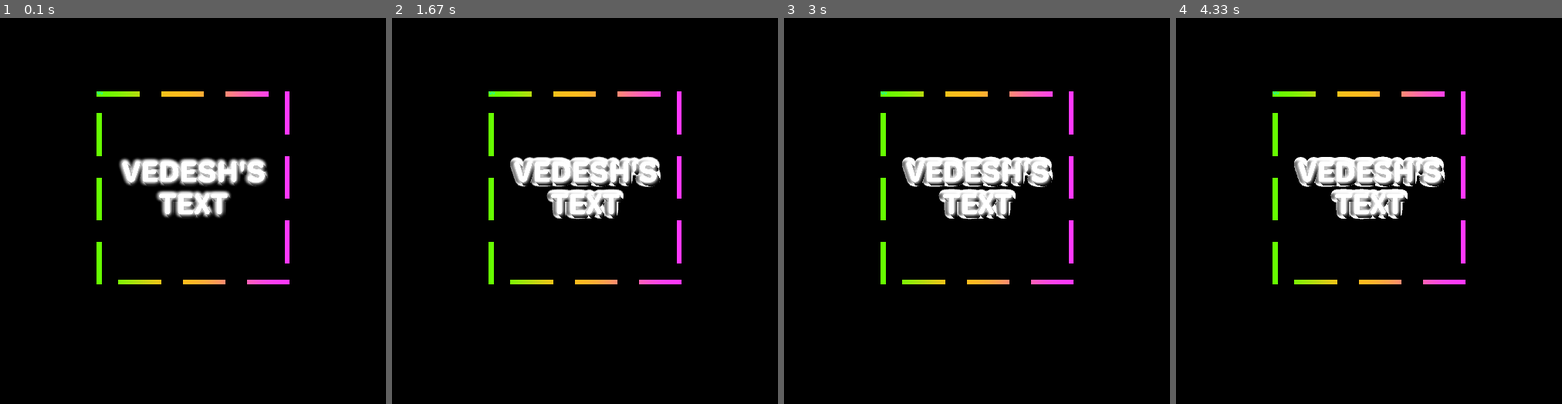
Above: before the commit, frames 1-4 (left to right).
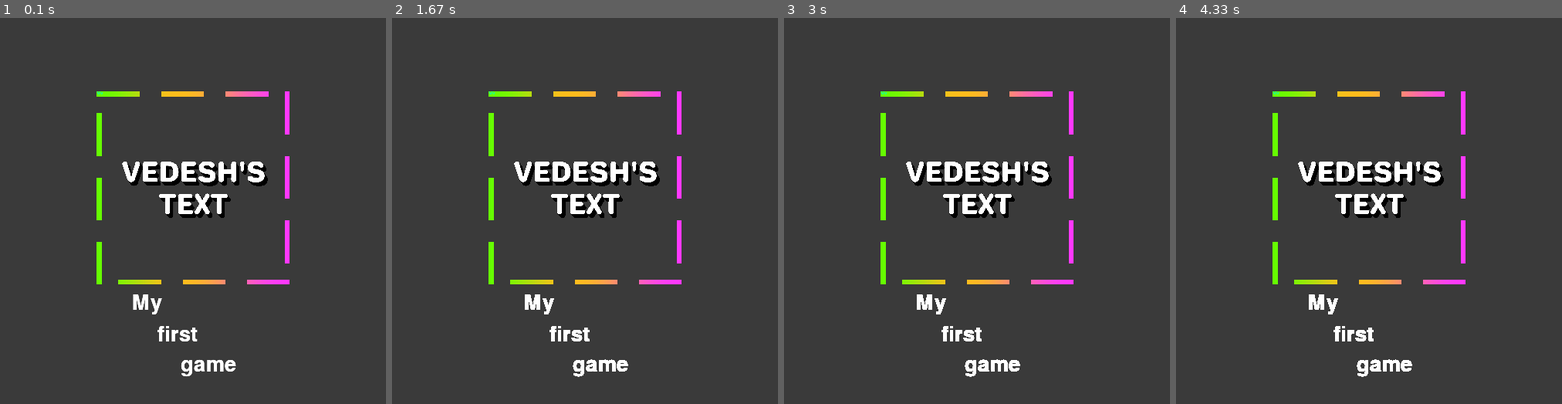
Above: after the commit, the same moments.

Repository: Vedhesh/Codingal
Game: pygame game, started from PYGAME/CLASS-1-PYGAME-WINDOW/PROJECT/main.py
Same seed, same stepped clock (60 frames per second), same inputs: the game is played once before the commit and once after it.
Inputs:
- Up to frame 1 (0.1 s): no input
- Up to frame 2 (1.67 s): no input
- Up to frame 3 (3 s): no input
- Up to frame 4 (4.33 s): no input

The runs differ from the first frame. In frame 1, 96% of the frame differs, in the area x 0-100%, y 0-100%; in frame 2, 97%; in frame 3, 97%; in frame 4, 97%.

Commit message:
game
asdasd

Diff:
--- a/PYGAME/CLASS-1-PYGAME-WINDOW/PROJECT/main.py
+++ b/PYGAME/CLASS-1-PYGAME-WINDOW/PROJECT/main.py
@@ -1,27 +1,48 @@
 import pygame
 
 pygame.init()
+
 SCREEN_WIDTH,SCREEN_HEIGHT = 500,500
 display_surface = pygame.display.set_mode((SCREEN_WIDTH,SCREEN_HEIGHT))
 
-image = pygame.image.load("PYGAME\CLASS-1-PYGAME-WINDOW\PROJECT\image.png")
+bg_color = [58, 58, 58]
+display_surface.fill(bg_color)
+
+image = pygame.image.load("PYGAME\CLASS-1-PYGAME-WINDOW\PROJECT\\fixed_alpha.png")
 image_scale = pygame.transform.scale(image.convert_alpha(),(SCREEN_WIDTH//2,SCREEN_HEIGHT//2))
 image_rect = image_scale.get_rect(center=(SCREEN_WIDTH//2,SCREEN_HEIGHT//2 - 30))
 
-text = pygame.font.Font(None, 40).render("Welcome", True, pygame.Color("black"))
-text_rect = text.get_rect(center=(SCREEN_WIDTH//2, SCREEN_HEIGHT//2 + 120))
-def gameloop():
+text_my = pygame.font.Font(None, 40).render("My", True, pygame.Color("white"))
+text_my_rect = text_my.get_rect(center=(SCREEN_WIDTH//2 - 60, SCREEN_HEIGHT//2 + 120))
+
+text_first = pygame.font.Font(None, 40).render("first", True, pygame.Color("white"))
+text_first_rect = text_first.get_rect(center=(SCREEN_WIDTH//2 - 20, SCREEN_HEIGHT//2 + 160))
+
+text_game = pygame.font.Font(None, 40).render("game", True, pygame.Color("white"))
+text_game_rect = text_game.get_rect(center=(SCREEN_WIDTH//2 + 20, SCREEN_HEIGHT//2 + 200))
+
+text_screen = pygame.font.Font(None, 40).render("screen.", True, pygame.Color("white"))
+text_screen_rect = text_screen.get_rect(center=(SCREEN_WIDTH//2 + 60, SCREEN_HEIGHT//2 + 240))
+
+
+def render_loop():
+
     clock = pygame.time.Clock()
     running = True
+
     while running:
         for event in pygame.event.get():
             if event.type == pygame.QUIT:
                 running = False
+
         display_surface.blit(image_scale,image_rect)
-        display_surface.blit(text,text_rect)
+        display_surface.blit(text_my,text_my_rect)
+        display_surface.blit(text_first,text_first_rect)
+        display_surface.blit(text_game,text_game_rect)
         pygame.display.flip()
         clock.tick(30)
+
     pygame.quit()
 
 if __name__ == "__main__":
-    gameloop()
+    render_loop()
